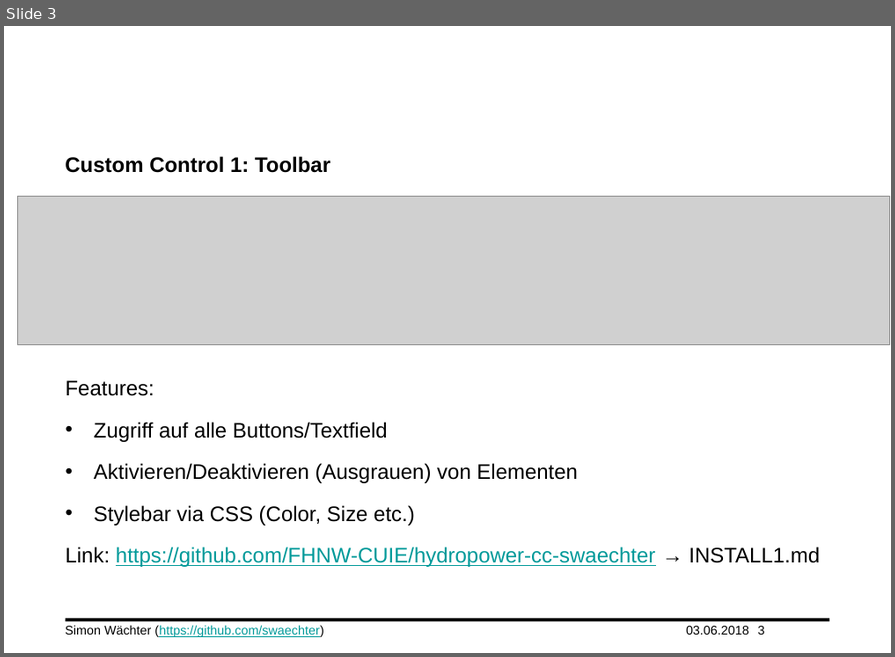
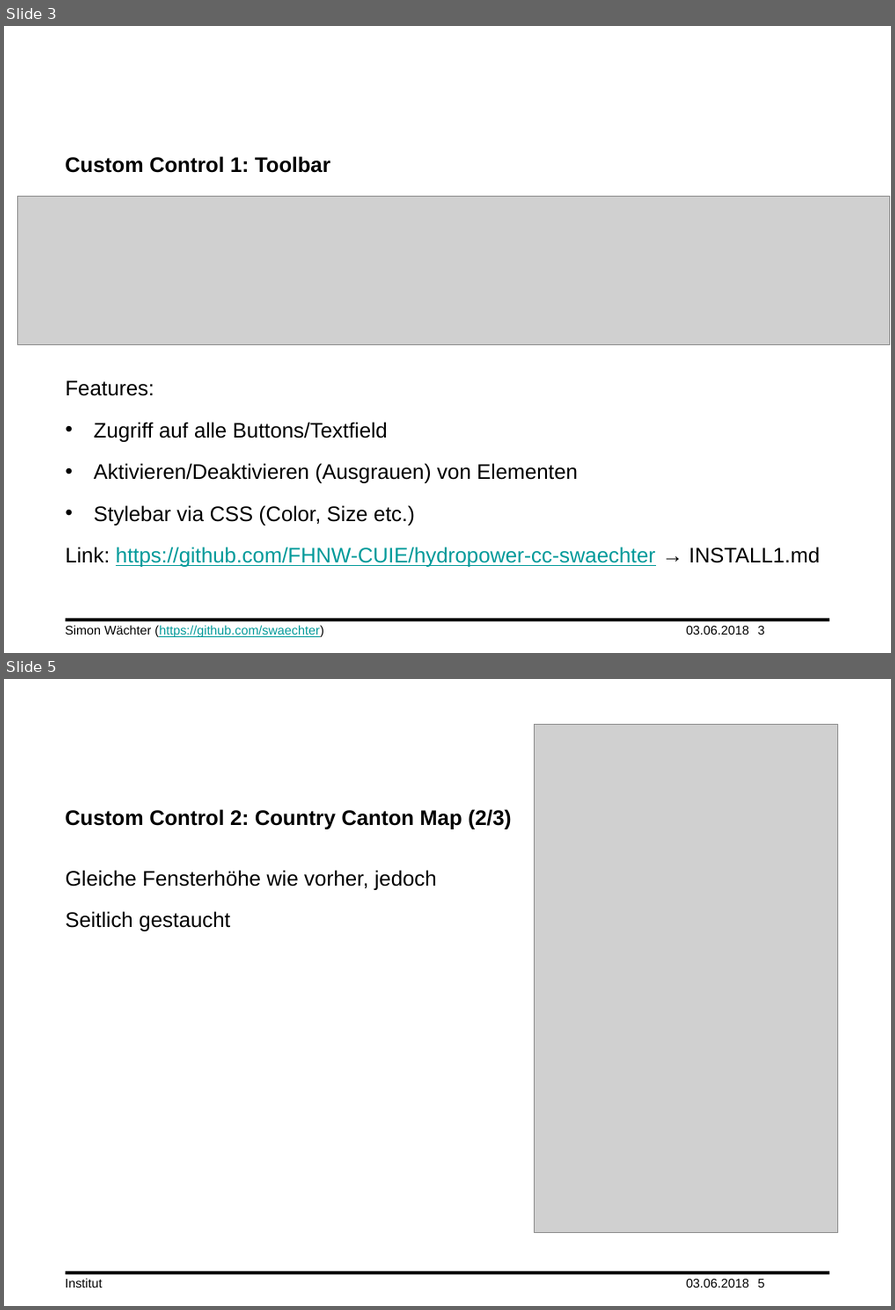
Before and after one commit to daiibee/hydropower-cc-swaechter, a slide deck: doc/cuie_FS18_Simon_Waechter.pptx. Shown one above the other, each under a label of ours: slide 3 before the commit, slides 3 and 5 after it; the slides between them are not shown. The pictures are 895x657 and 895x1310 pixels, drawn with LibreOffice and Linux fonts; fonts in the diff are those of the drawing; grey boxes stand for pictures; background and template pictures are left out. Boxes give left, top, right and bottom in pixels: in the first picture for what was removed or moved away, otherwise in the second. Text is boxed around its words. In the diff, an @@ line names an element or a change of style, - is before the commit and + after.

```diff
--- a/doc/cuie_FS18_Simon_Waechter.pptx
+++ b/doc/cuie_FS18_Simon_Waechter.pptx
@@ slide 5 added at (4, 679, 891, 1306), background #FFFFFF; not listed: 1 template element that a slide beside it also shows @@
@@ picture added at (535, 725, 838, 1233) @@
@@ title added at (65, 809, 511, 829), 20 pt, text #000000, bold @@
+Custom Control 2: Country Canton Map (2/3)
@@ text added at (66, 870, 437, 932), 20 pt, text #000000 @@
+Gleiche Fensterhöhe wie vorher, jedoch
+Seitlich gestaucht
@@ text added at (65, 1278, 102, 1288), 12 pt, text #000000 @@
+Institut
@@ text added at (686, 1279, 749, 1288), 12 pt, text #000000 @@
+03.06.2018
@@ page number added at (758, 1279, 765, 1288), 12 pt, text #000000 @@
+5
```
Also in this commit, not shown: 4 slides changed, 1 other slide added.
